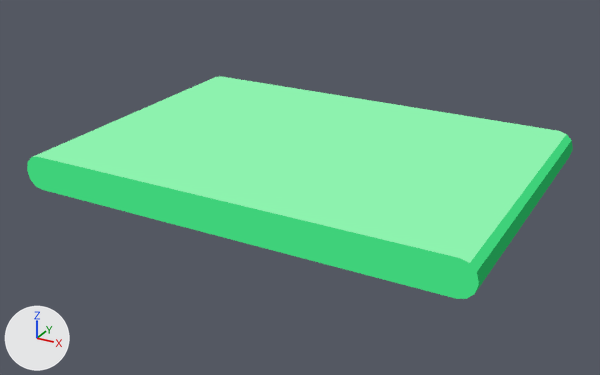
An edit to the glTF model Assets/TD2/Screen3D/Kit07/white/Spring_Pad.gltf, drawn before and after from the same camera.
Both versions are drawn from a 50 mm camera at (0.585, -0.742, 0.521) aimed at (-0.003, 0.328, -0.014). Every picture has the same lights, and +X, +Y and +Z are marked at lower left. The picture after the commit comes second.

Script lines for the objects in view, before the commit:
```python
ob_spring_pad_baked = bpy.data.objects.new('Spring_Pad_baked', me_spring_pad_001)
ob_spring_pad_baked.location = (0.0, 0.0, 0.0)
```
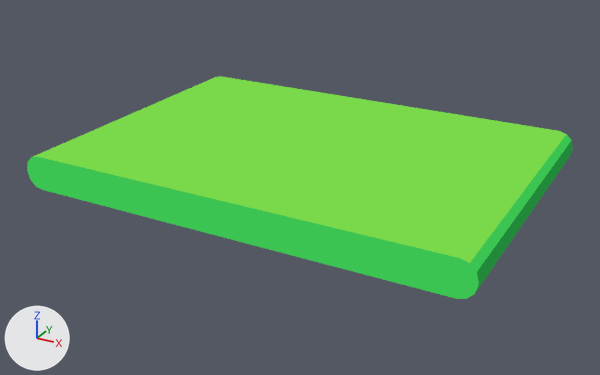
Boxes (x1, y1, x2, y2) around the edits, measured in the pictures (600 x 375 px):
'Spring_Pad_baked', recoloured (darker)
    both: (27, 76, 573, 299)

The change, as a list of edits to the scene's bpy script:
```text
Change mat_k07_white_go_light:
    where n0 = _N.new('ShaderNodeEmission'); n0.name = 'Emission'
    n0.inputs[0].default_value: (0.266, 0.888, 0.423, 1.0) -> (0.195, 0.694, 0.0685, 1.0)  # 'Color', green #8df2ae -> 'Color', green #7ad94a
Change mat_k07_white_go:
    where n0 = _N.new('ShaderNodeEmission'); n0.name = 'Emission'
    n0.inputs[0].default_value: (0.0497, 0.638, 0.195, 1.0) -> (0.0452, 0.552, 0.0844, 1.0)  # 'Color', green #3fd17a -> 'Color', green #3cc452
```
